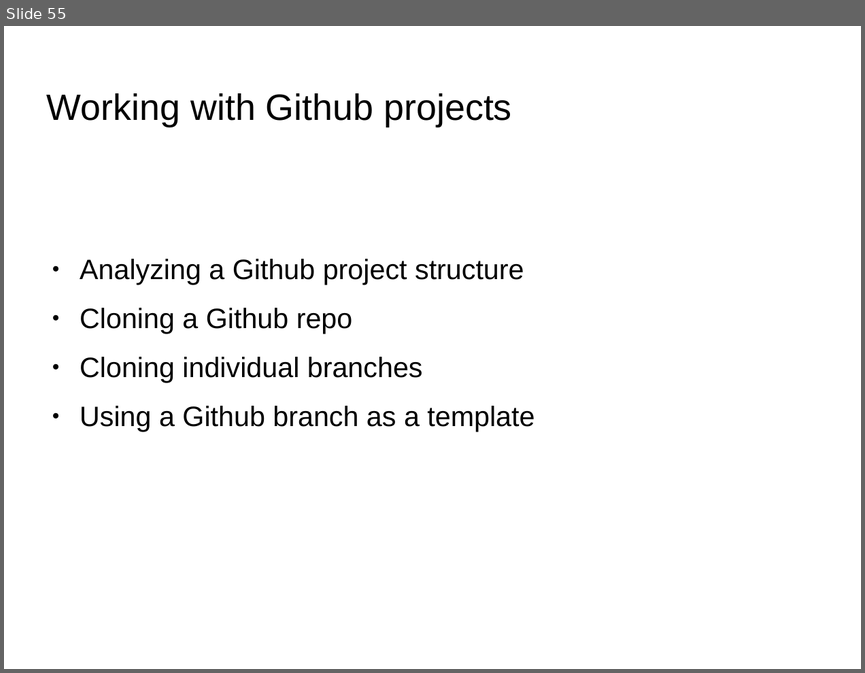
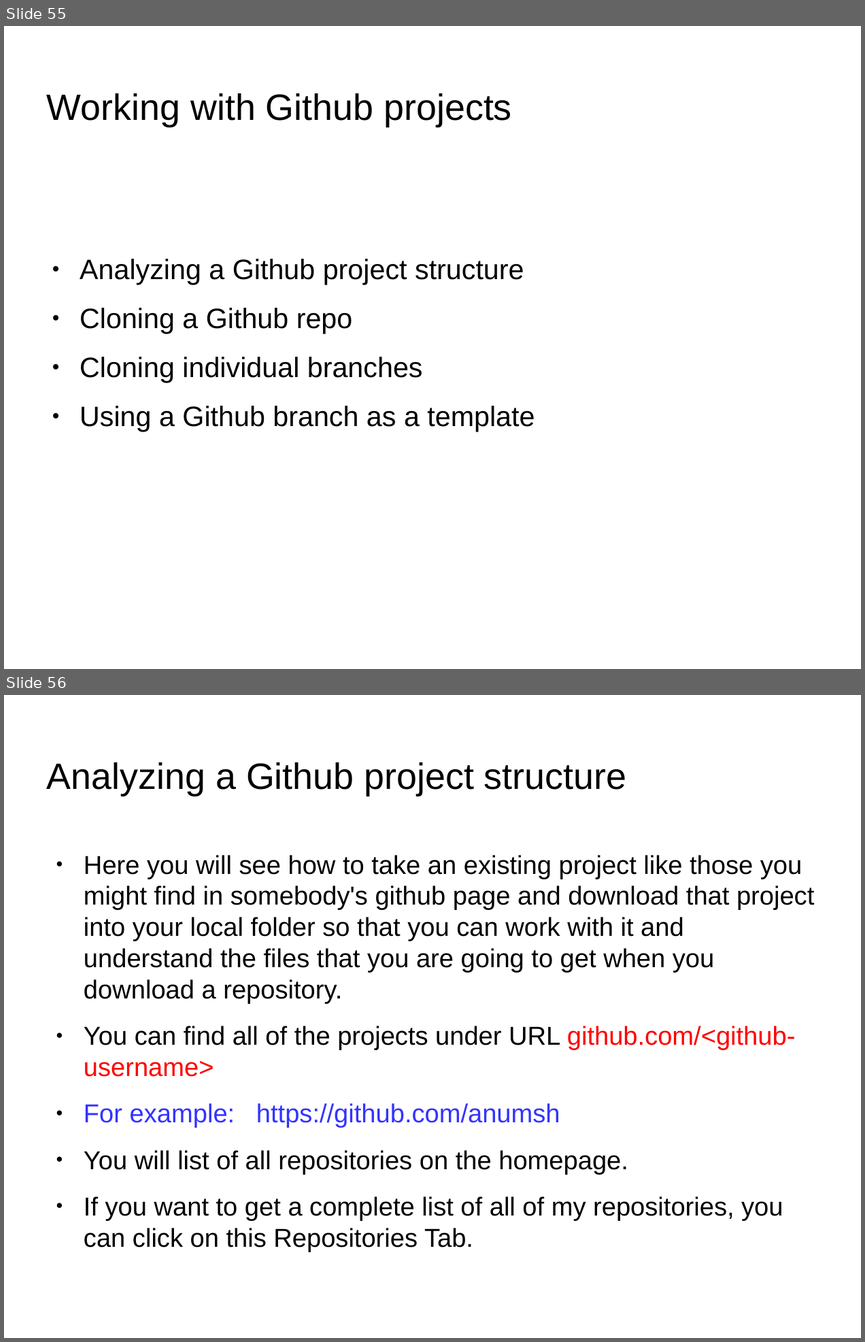
Before and after one commit to anumsh/Learning-Git-and-Github, a slide deck: git_and_GitHub.odp. Shown one above the other, each under a label of ours: slide 55 before the commit, slides 55 and 56 after it. The pictures are 865x673 and 865x1342 pixels, drawn with LibreOffice and Linux fonts; fonts in the diff are those of the drawing; background and template pictures are left out. Boxes give left, top, right and bottom in pixels: in the first picture for what was removed or moved away, otherwise in the second. Text is boxed around its words. In the diff, an @@ line names an element or a change of style, - is before the commit and + after.

Commit message:
feat: Working on existing projects in github concepts

```diff
--- a/git_and_GitHub.odp
+++ b/git_and_GitHub.odp
@@ slide 56 added at box(4, 695, 861, 1338), background picture (left out) @@
@@ title added at box(47, 762, 626, 796), 33.9 pt, text #000000 @@
+Analyzing a Github project structure
@@ text added at box(84, 855, 814, 1221), 24.1 pt, text #000000 @@
+● Here you will see how to take an existing project like those you might find in somebody's github page and download that project into your local folder so that you can work with it and understand the files that you are going to get when you download a repository.
+● You can find all of the projects under URL github.com/<github-username>
+● For example: https://github.com/anumsh
+● You will list of all repositories on the homepage.
+● If you want to get a complete list of all of my repositories, you can click on this Repositories Tab.
```
Also in this commit, not shown: 7 other slides added, 8 other files.
